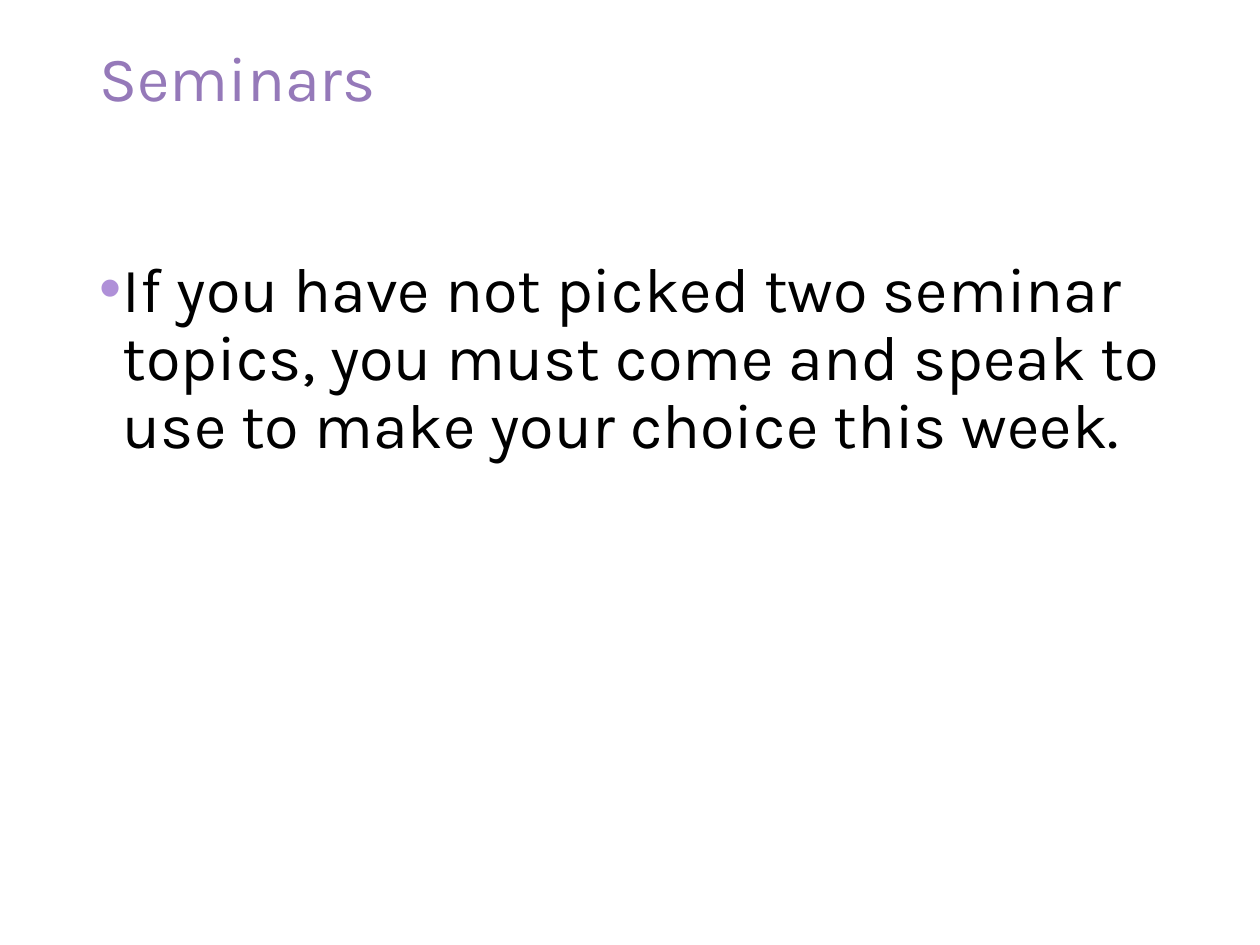
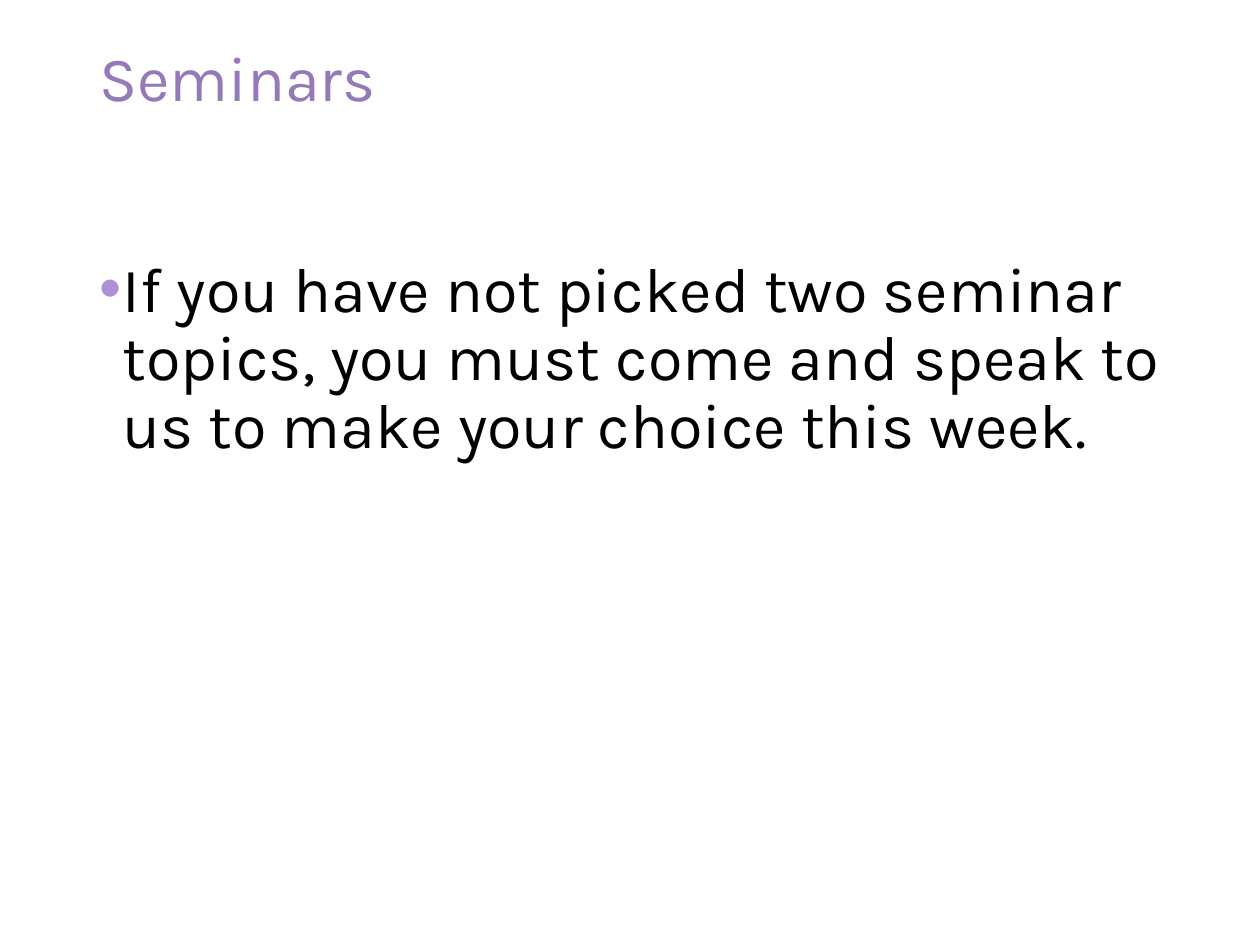
Before and after one commit to jbdorey/EvolutionPracs, a slide deck: slide 13 of EPrac2/BIOL365 Prac2_intro.pptx. Drawn at 1260x945 pixels with LibreOffice and Linux fonts; fonts in the diff are those of the drawing; background and template pictures are left out. Boxes give left, top, right and bottom in pixels: in the first picture for what was removed or moved away, otherwise in the second. Text is boxed around its words. In the diff, an @@ line names an element or a change of style, - is before the commit and + after.

```diff
--- a/EPrac2/BIOL365 Prac2_intro.pptx
+++ b/EPrac2/BIOL365 Prac2_intro.pptx
@@ text at <box>123,268,1159,463</box>: text changed @@
-• If you have not picked two seminar topics, you must come and speak to use to make your choice this week.
+• If you have not picked two seminar topics, you must come and speak to us to make your choice this week.
```
Also in this commit, not shown: 2 other slides changed, 17 other files.
